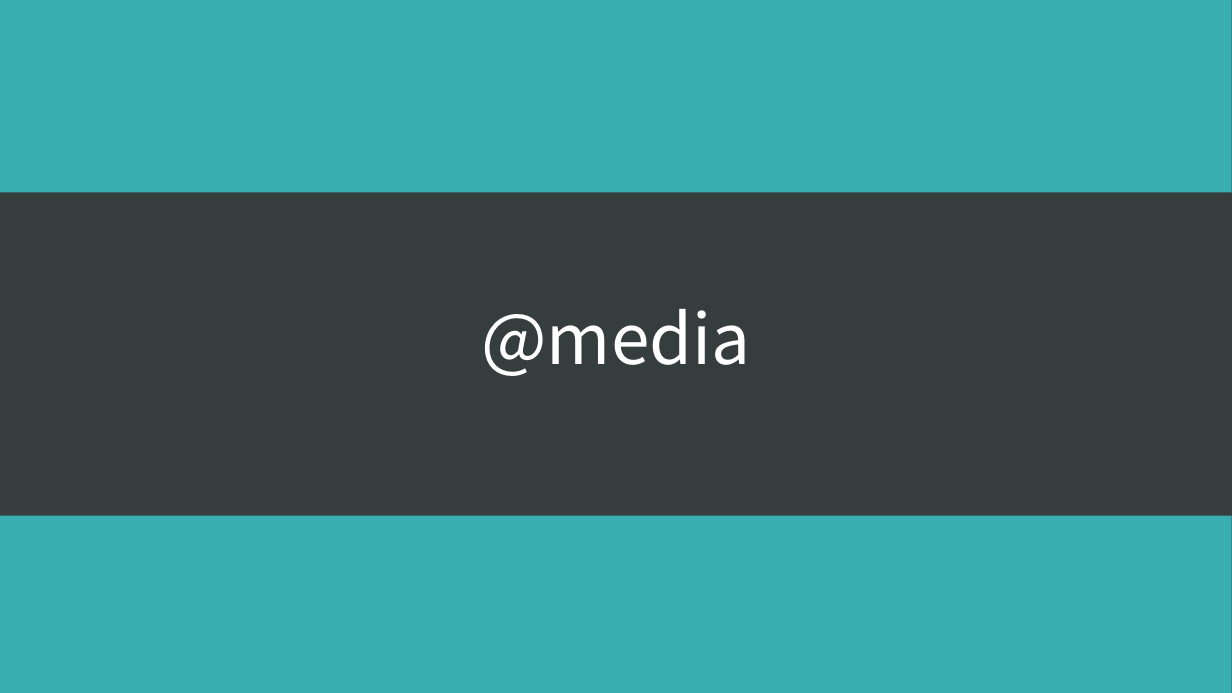
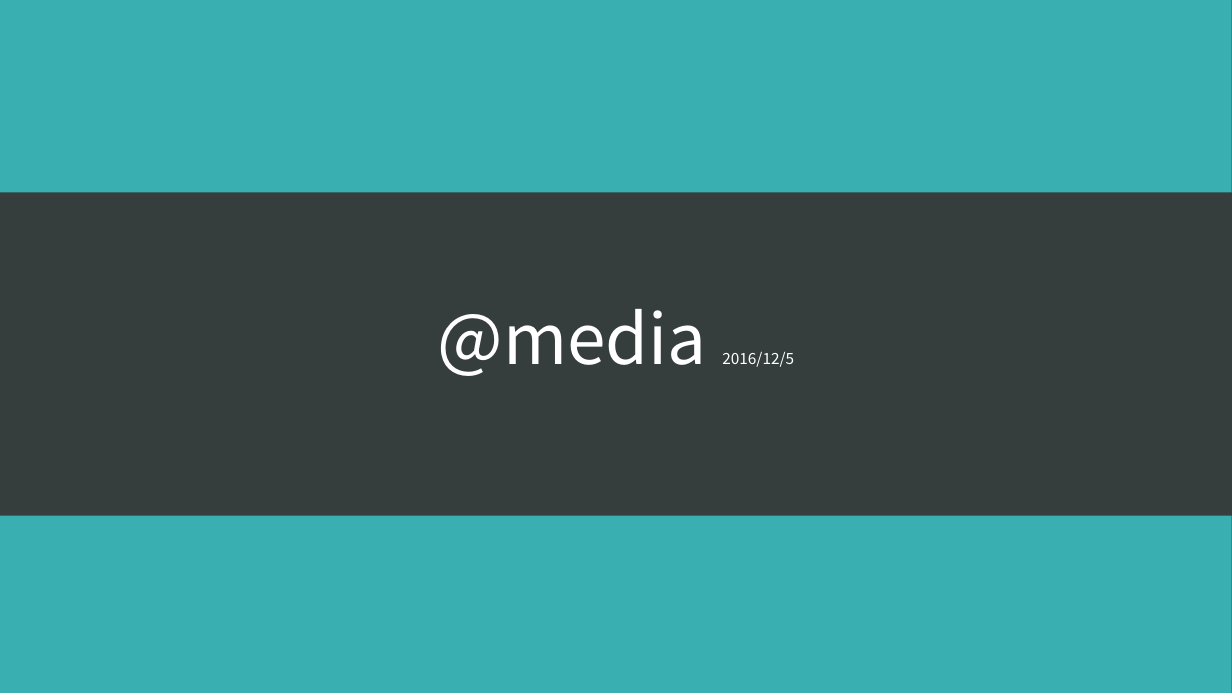
Before and after one commit to eventao/courseware, a slide deck: slide 1 of ppt/css3/css3-media.pptx. Drawn at 1232x693 pixels with LibreOffice and Linux fonts; fonts in the diff are those of the drawing. Boxes give left, top, right and bottom in pixels: in the first picture for what was removed or moved away, otherwise in the second. Text is boxed around its words. In the diff, an @@ line names an element or a change of style, - is before the commit and + after.

Commit message:
css3更新

```diff
--- a/ppt/css3/css3-media.pptx
+++ b/ppt/css3/css3-media.pptx
@@ title at <box>438,309,794,376</box>: text changed; size 54 to 12 pt @@
-@media
+@media 2016/12/5
```
